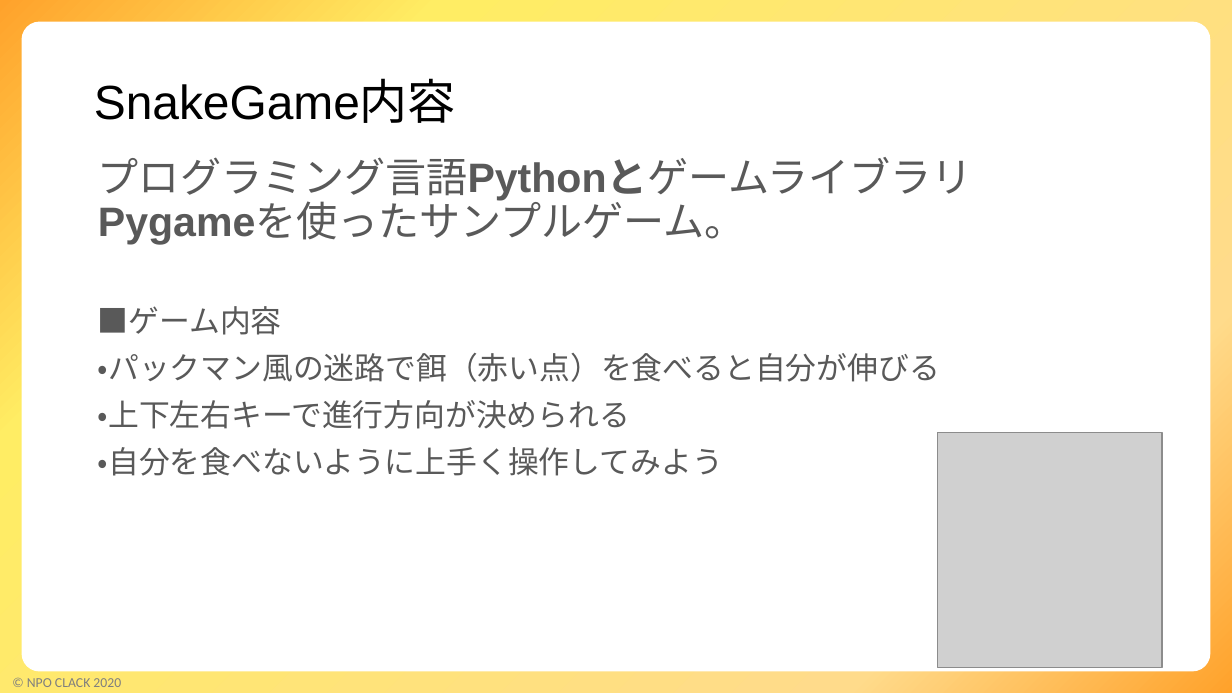
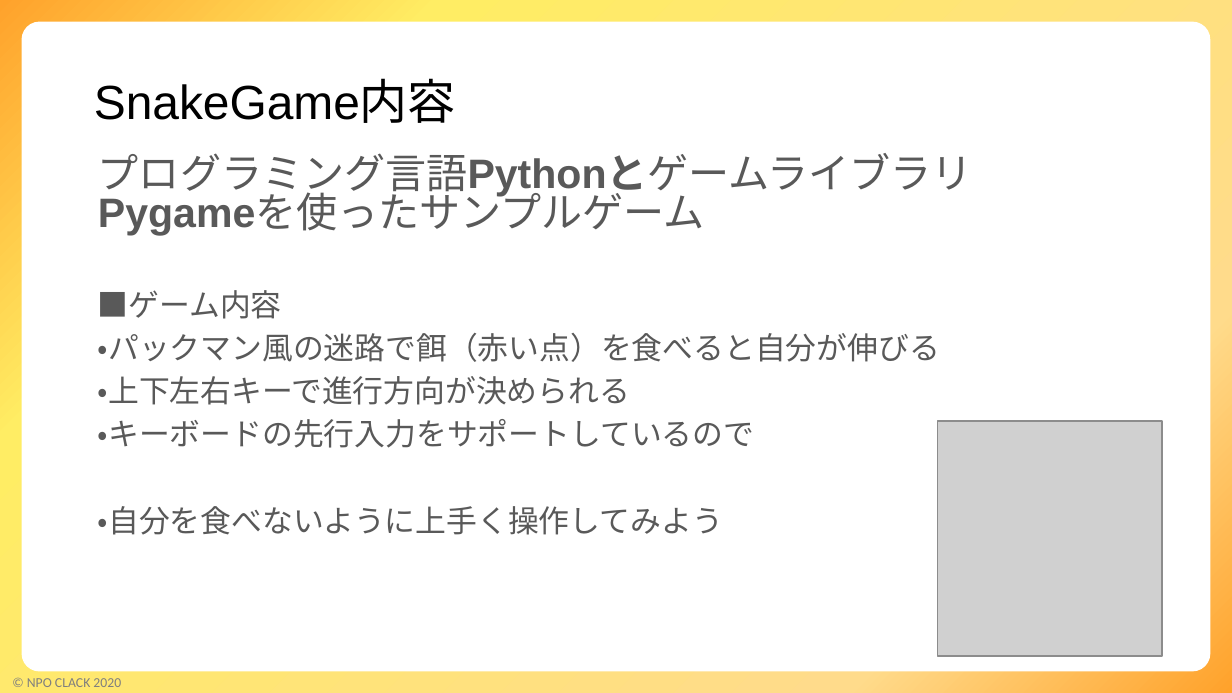
Before and after one commit to kinta2kunte/SnameGame, a slide deck: slide 3 of SnakeGame解説.pptx. Drawn at 1232x693 pixels with LibreOffice and Linux fonts; fonts in the diff are those of the drawing; grey boxes stand for pictures; background and template pictures are left out. Boxes give left, top, right and bottom in pixels: in the first picture for what was removed or moved away, otherwise in the second. Text is boxed around its words. In the diff, an @@ line names an element or a change of style, - is before the commit and + after.

```diff
--- a/SnakeGame解説.pptx
+++ b/SnakeGame解説.pptx
@@ text at (x1=98, y1=153, x2=973, y2=199): text changed @@
-プログラミング言語PythonとゲームライブラリPygameを使ったサンプルゲーム。
+プログラミング言語PythonとゲームライブラリPygameを使ったサンプルゲーム
@@ text at (x1=98, y1=290, x2=940, y2=535): line spacing 0.9 to 0.8 @@
@@ text at (x1=98, y1=419, x2=754, y2=448): paragraph added @@
+・キーボードの先行入力をサポートしているので
@@ picture moved from (x1=938, y1=432, x2=1162, y2=668) to (x1=938, y1=421, x2=1162, y2=657) @@
```
Also in this commit, not shown: 2 other slides changed, 2 slides added, 2 other files.
